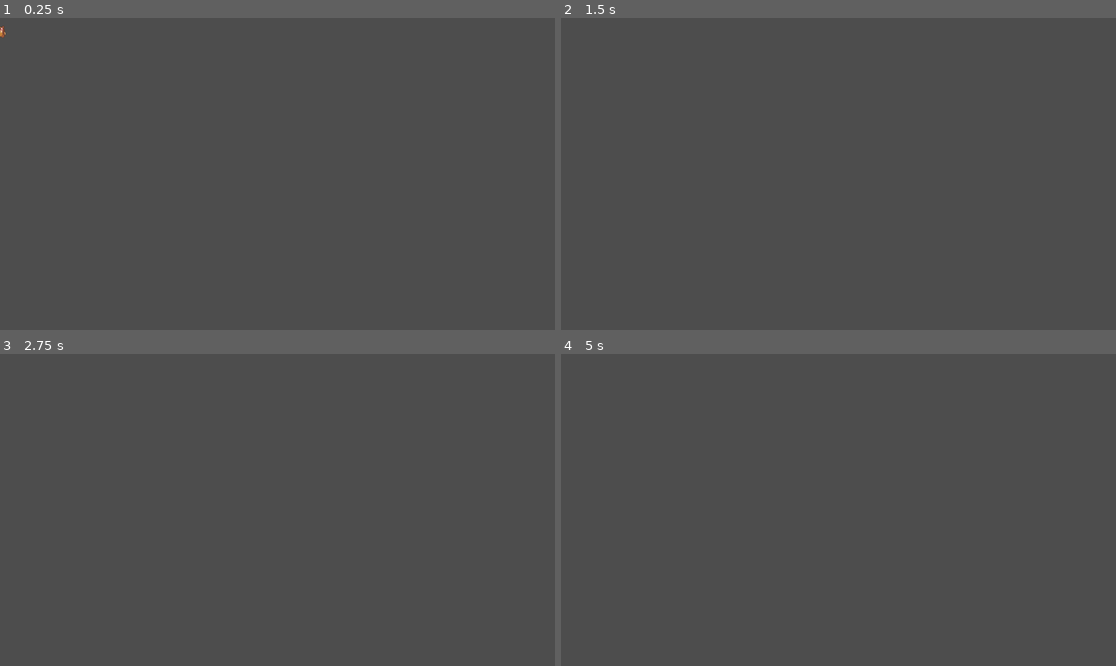
Above: before the commit, frames 1-4 (two rows, left to right).
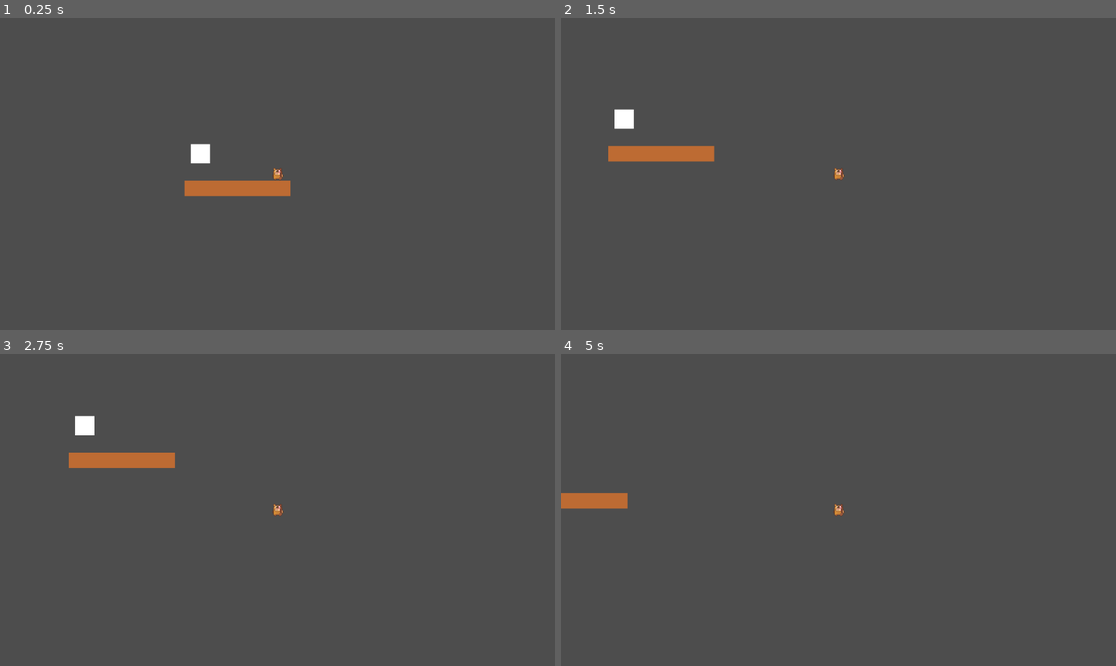
Above: after the commit, the same moments.

Repository: medhamohanram-alt/character
Game: Godot game, scene res://main.tscn
Same seed, same stepped clock (60 frames per second), same inputs: the game is played once before the commit and once after it. Before the commit the project starts from res://player.tscn.
Inputs:
- Up to frame 1 (0.25 s): no input
- Up to frame 2 (1.5 s): tap Enter (ui_accept) at 0.5, 0.77 s; hold Right (ui_right) from 0.53 s (still down)
- Up to frame 3 (2.75 s): tap Enter (ui_accept) at 1.52 s; release Right (ui_right) at 2.03 s; hold Left (ui_left) from 2.03 s (still down)
- Up to frame 4 (5 s): release Left (ui_left) at 2.78 s; hold Right (ui_right) 2.78-4.28 s; tap Enter (ui_accept) at 3.02, 3.77, 4.52 s; hold Left (ui_left) from 4.28 s (still down)

The runs differ from the first frame. In frame 1, 1.3% of the frame differs, in the area x 0-53%, y 2-58%; in frame 2, 1.3%; in frame 3, 1.2%; in frame 4, 0.7%.

Commit message:
Add files via upload

Diff:
--- /dev/null
+++ b/main/goal.gd
@@ -0,0 +1,15 @@
+extends Area2D
+
+
+# Called when the node enters the scene tree for the first time.
+func _ready() -> void:
+	pass # Replace with function body.
+
+
+# Called every frame. 'delta' is the elapsed time since the previous frame.
+func _process(delta: float) -> void:
+	pass
+
+
+func _on_body_entered(body: Node2D) -> void:
+	print("YOU WIN!!!")
--- /dev/null
+++ b/main/goal.tscn
@@ -0,0 +1,19 @@
+[gd_scene format=3 uid="uid://uystxjfhimus"]
+
+[ext_resource type="Script" uid="uid://oqcxh822pyrc" path="res://goal.gd" id="1_6k3qi"]
+
+[sub_resource type="RectangleShape2D" id="RectangleShape2D_7sh37"]
+size = Vector2(43, 38)
+
+[node name="Goal" type="Area2D" unique_id=1664654990]
+script = ExtResource("1_6k3qi")
+
+[node name="CollisionShape2D" type="CollisionShape2D" parent="." unique_id=1575219342]
+position = Vector2(20.5, 20)
+shape = SubResource("RectangleShape2D_7sh37")
+
+[node name="ColorRect" type="ColorRect" parent="." unique_id=2145544933]
+offset_right = 40.0
+offset_bottom = 40.0
+
+[connection signal="body_entered" from="." to="." method="_on_body_entered"]
--- a/main/main.tscn
+++ b/main/main.tscn
@@ -2,13 +2,16 @@
 
 [ext_resource type="PackedScene" uid="uid://danhkpjy5pcp5" path="res://player.tscn" id="1_ig7tw"]
 [ext_resource type="PackedScene" uid="uid://cmmpd63ruvaf3" path="res://platform.tscn" id="2_0xm2m"]
+[ext_resource type="PackedScene" uid="uid://uystxjfhimus" path="res://goal.tscn" id="3_h2yge"]
 
 [sub_resource type="WorldBoundaryShape2D" id="WorldBoundaryShape2D_ig7tw"]
 
 [node name="Main" type="Node2D" unique_id=1460437862]
 
 [node name="Player" parent="." unique_id=910821996 instance=ExtResource("1_ig7tw")]
-position = Vector2(497, 300)
+position = Vector2(586, 337)
+
+[node name="Camera2D" type="Camera2D" parent="Player" unique_id=1100664319]
 
 [node name="Ground" type="StaticBody2D" parent="." unique_id=1709502240]
 
@@ -17,4 +20,7 @@
 shape = SubResource("WorldBoundaryShape2D_ig7tw")
 
 [node name="Platform" parent="Ground/CollisionShape2D" unique_id=1892346770 instance=ExtResource("2_0xm2m")]
-position = Vector2(389, -144)
+position = Vector2(388, -133)
+
+[node name="Goal" parent="." unique_id=1664654990 instance=ExtResource("3_h2yge")]
+position = Vector2(406, 277)
--- a/main/project.godot
+++ b/main/project.godot
@@ -11,9 +11,13 @@
 [application]
 
 config/name="Main"
-run/main_scene="uid://danhkpjy5pcp5"
+run/main_scene="uid://bxrthnxuundfb"
 config/features=PackedStringArray("4.6", "Forward Plus")
 config/icon="res://icon.svg"
+
+[display]
+
+window/vsync/vsync_mode=0
 
 [physics]
 
Binary file added: main/Background.png
Not shown, added: main/Background.png.import
Not shown, added: main/goal.gd.uid
